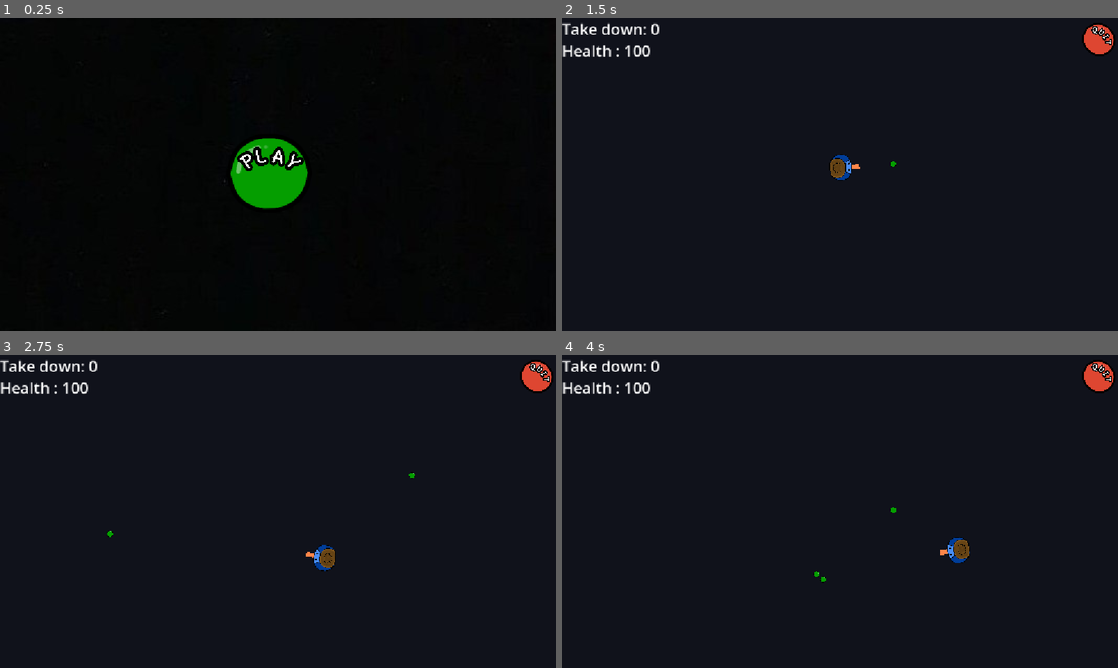
Above: before the commit, frames 1-4 (two rows, left to right).
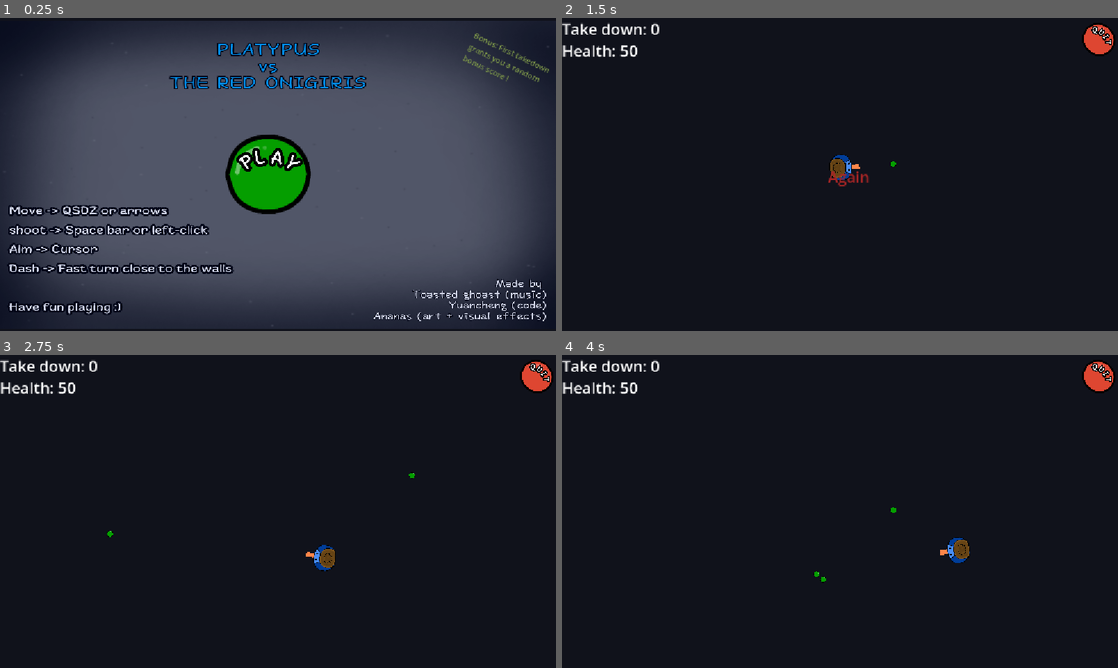
Above: after the commit, the same moments.

Repository: Hellscream-Dream/Game-Jam--Shooting-Game-
Game: Godot game, scene res://Scenes/menu.tscn
The game is run twice, just before and just after one commit, with the same random seed, the same clock (stepped at 60 frames per second) and the same inputs.
Inputs (mouse positions are in pixels of both pictures, inside the frame that each line leads up to; where the layout moved, square brackets give the same spot in the first picture):
- Up to frame 1 (0.25 s): no input
- Up to frame 2 (1.5 s): click (828, 174) [828, 171] at 0.5 s; tap Enter at 1.25 s; move the mouse to (962, 158) at 1.27 s; hold D (right) from 1.28 s (still down); tap Space (shoot) at 1.35 s
- Up to frame 3 (2.75 s): move the mouse to (166, 527) at 2.02 s; release D (right) at 2.03 s; hold S (down) from 2.03 s (still down); tap Space (shoot) at 2.1 s
- Up to frame 4 (4 s): move the mouse to (895, 442) at 2.77 s; release S (down) at 2.78 s; hold D (right) 2.78-3.53 s; tap Space (shoot) at 2.85, 3.6 s; move the mouse to (812, 574) at 3.52 s; hold W (up) from 3.53 s (still down)

The runs differ from the first frame. In frame 1, 93% of the frame differs, in the area x 0-100%, y 0-100%; in frame 2, 0.3%; in frame 3, 0.2%; in frame 4, 0.2%.
Error before the commit: Parse Error: Function "update_life" has the same name as a previously declared function. (res://Scripts/game.gd:25)

Commit message:
Final adjustment
Score, title screen, menu

Diff:
--- a/Scenes/game.tscn
+++ b/Scenes/game.tscn
@@ -62,6 +62,15 @@
 theme_override_font_sizes/font_size = 32
 text = "Health : 100"
 
+[node name="again_label" type="Label" parent="HUD" unique_id=1194824725]
+modulate = Color(0.65882355, 0.14509805, 0.14509805, 1)
+offset_left = 551.0
+offset_top = 306.0
+offset_right = 638.0
+offset_bottom = 351.0
+theme_override_font_sizes/font_size = 32
+text = "Again"
+
 [node name="SafeTime" type="Timer" parent="." unique_id=1270920512]
 wait_time = 5.0
 autostart = true
@@ -76,6 +85,11 @@
 texture_normal = ExtResource("4_3dryh")
 texture_pressed = ExtResource("4_3dryh")
 
+[node name="againShowingTime" type="Timer" parent="." unique_id=487379243]
+one_shot = true
+autostart = true
+
 [connection signal="timeout" from="Timer" to="." method="_on_timer_timeout"]
 [connection signal="timeout" from="SafeTime" to="." method="_on_safe_time_timeout"]
 [connection signal="pressed" from="Quit_Button" to="." method="_on_quit_button_pressed"]
+[connection signal="timeout" from="againShowingTime" to="." method="_on_again_showing_time_timeout"]
--- a/Scenes/menu.tscn
+++ b/Scenes/menu.tscn
@@ -1,17 +1,28 @@
 [gd_scene format=3 uid="uid://brcdma6e2l2y"]
 
-[ext_resource type="Script" uid="uid://vju5sjm4m56c" path="res://menu.gd" id="1_cayip"]
-[ext_resource type="Texture2D" uid="uid://dryqdavwpu55u" path="res://Asset/Negro liso.jpg" id="2_cayip"]
+[ext_resource type="Script" uid="uid://vju5sjm4m56c" path="res://Scripts/menu.gd" id="1_cayip"]
 [ext_resource type="Texture2D" uid="uid://c8yswf105j16m" path="res://Asset/Play button.png" id="3_158mb"]
+[ext_resource type="Texture2D" uid="uid://bq30i5vrcjbmh" path="res://Asset/title_screen_credit.png" id="3_wwsa2"]
+[ext_resource type="AudioStream" uid="uid://c8vt2l5acdng5" path="res://Music/music for potential menu (it loops).wav" id="4_158mb"]
 
 [node name="Menu" type="Node2D" unique_id=100150384]
 script = ExtResource("1_cayip")
 
+[node name="AudioStreamPlayer2D" type="AudioStreamPlayer2D" parent="." unique_id=458401790]
+stream = ExtResource("4_158mb")
+autoplay = true
+
+[node name="Sprite2D" type="Sprite2D" parent="." unique_id=1520671811]
+position = Vector2(576, 324.99997)
+scale = Vector2(0.6613859, 0.51465523)
+texture = ExtResource("3_wwsa2")
+
 [node name="TextureRect" type="TextureRect" parent="." unique_id=987939058]
-offset_right = 40.0
-offset_bottom = 40.0
+offset_left = -2.0
+offset_top = 2.0
+offset_right = 530.0
+offset_bottom = 301.0
 scale = Vector2(2.16943, 2.1728296)
-texture = ExtResource("2_cayip")
 
 [node name="TextureButton" type="TextureButton" parent="TextureRect" unique_id=529254974]
 layout_mode = 0
@@ -23,4 +34,14 @@
 texture_normal = ExtResource("3_158mb")
 texture_pressed = ExtResource("3_158mb")
 
+[node name="Label" type="Label" parent="." unique_id=784335379]
+modulate = Color(0.48139998, 0.58, 0.28419998, 1)
+offset_left = 987.9999
+offset_top = 23.99997
+offset_right = 1173.9999
+offset_bottom = 98.99997
+rotation = 0.4466355
+text = "Bonus: First takedown grants you a random bonus score ! "
+autowrap_mode = 2
+
 [connection signal="pressed" from="TextureRect/TextureButton" to="." method="_on_texture_button_pressed"]
--- a/Scripts/bullet.gd
+++ b/Scripts/bullet.gd
@@ -23,13 +23,11 @@
 		return
 	var body = collision.get_collider()
 	if body.is_in_group("enemies"):
-		takeDown += 1
-		print("Take down:", takeDown)
-		get_tree().call_group("game", "update_score", takeDown)
 		explosion.restart()
 		explosion.reparent(get_tree().current_scene, true)
 		enemyDeath.play()
 		enemyDeath.reparent(get_tree().current_scene, true)
+		get_tree().call_group("game", "update_score")
 		body.queue_free()
 		queue_free()
 		return
--- a/Scripts/game.gd
+++ b/Scripts/game.gd
@@ -3,6 +3,10 @@
 var enemy_scene = preload("res://Scenes/Enemy.tscn")
 @onready var player = $Player
 var enemyCanSpawn = false
+static var score = 0
+
+func _ready() -> void:
+	$HUD/again_label.text = "Again"
 
 func _on_timer_timeout() -> void:
 	if enemyCanSpawn:
@@ -16,11 +20,11 @@
 
 		add_child(enemy)
 
-func update_score(score : int ) -> void:
+func update_score() -> void:
+	score += 1
+	if score >= 80:
+		$HUD/ScoreLabel.add_theme_color_override("font_color", Color.RED)
 	$HUD/ScoreLabel.text = "Takedown: %d"  %score
-
-func update_life(life : int ) -> void:
-	$HUD/LifeLabel.text = "Health: %d"  %life
 
 func update_life(life : int ) -> void:
 	$HUD/LifeLabel.text = "Health: %d"  %life
@@ -28,7 +32,9 @@
 func _on_safe_time_timeout() -> void:
 	enemyCanSpawn = true
 
-#######################################################################
-#Code fait par Anaïs:
 func _on_quit_button_pressed() -> void:
 	get_tree().change_scene_to_file("res://Scenes/menu.tscn")
+
+
+func _on_again_showing_time_timeout() -> void:
+	$HUD/again_label.text = ""
--- a/Scripts/player.gd
+++ b/Scripts/player.gd
@@ -8,7 +8,7 @@
 var isReloading = false
 var isImmune = false
 static var bonusHp = 0
-var health = 100 + 10 * bonusHp
+var health = 50 + 10 * bonusHp
 
 func _ready() -> void:
 	get_tree().call_group("game", "update_life", health)
@@ -36,7 +36,6 @@
 			isImmune = true
 			health -= 10
 			get_tree().call_group("game", "update_life", health)
-			print("Health", health)
 	if health <= 0:
 		bonusHp += 1
 		get_tree().reload_current_scene()
Binary file added: Asset/titleScreen.png
Not shown, added: Asset/titleScreen.png.import
Binary file added: Asset/title_screen_credit.png
Not shown, added: Asset/title_screen_credit.png.import
Renamed: menu.gd -> Scripts/menu.gd
Renamed: menu.gd.uid -> Scripts/menu.gd.uid
